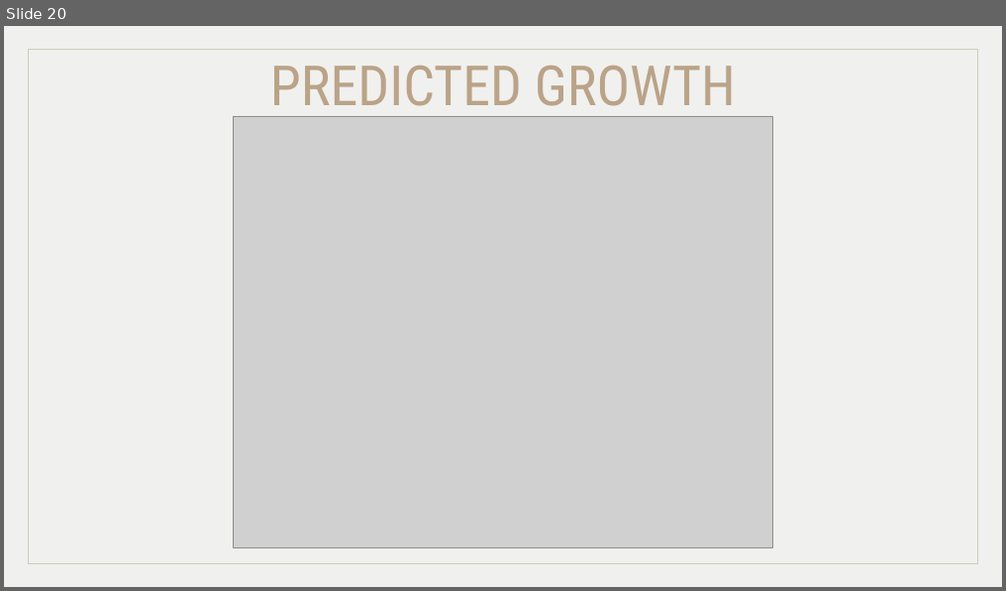
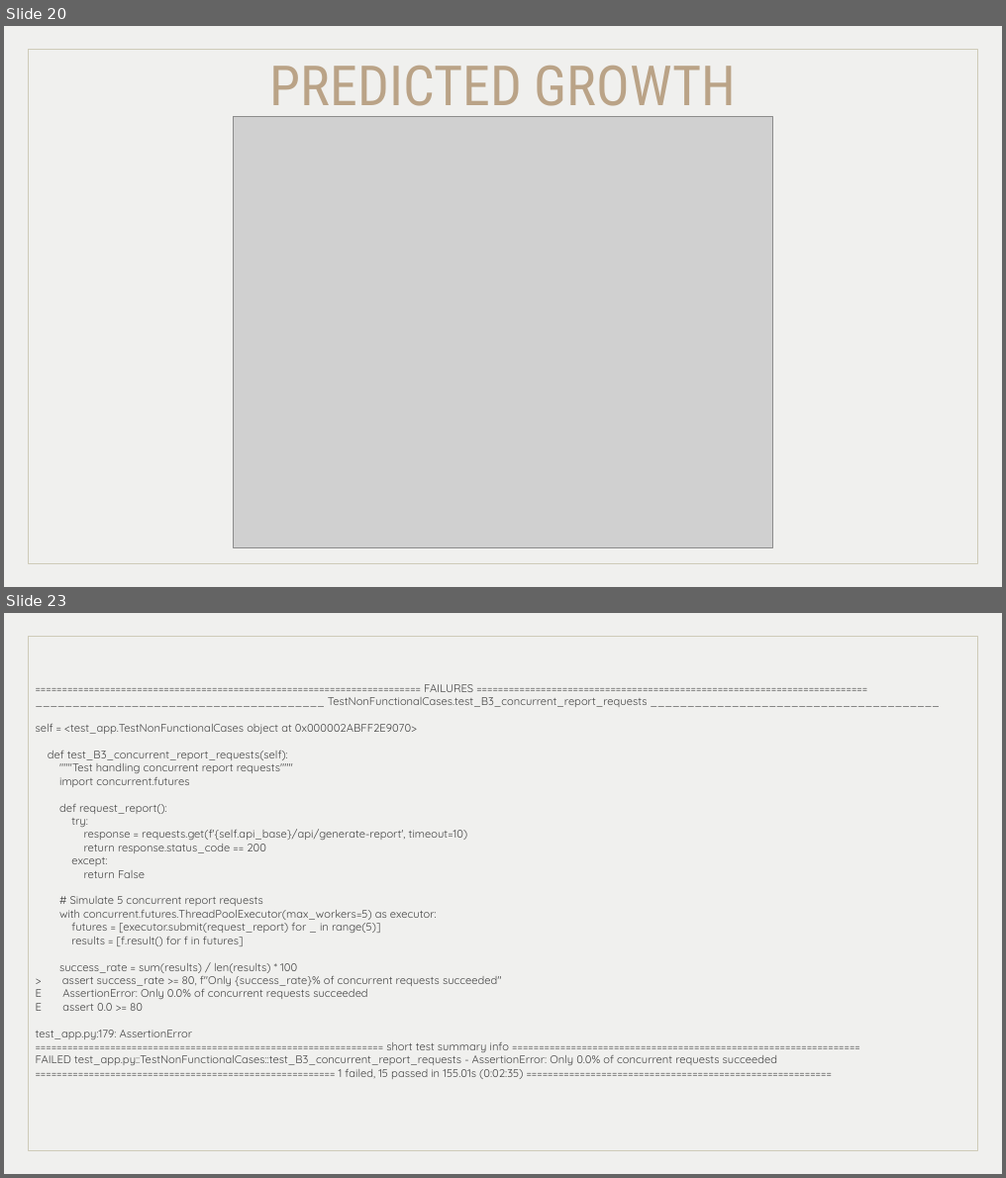
Before and after one commit to MiraPhilip12/Graduation_Project_ESLSCA, a slide deck: Milestone 5/Milestone5_Testing&Evaluation.pptx. Shown one above the other, each under a label of ours: slide 20 before the commit, slides 20 and 23 after it; the slides between them are not shown. The pictures are 1006x591 and 1006x1178 pixels, drawn with LibreOffice and Linux fonts; fonts in the diff are those of the drawing; grey boxes stand for pictures. Boxes give left, top, right and bottom in pixels: in the first picture for what was removed or moved away, otherwise in the second. Text is boxed around its words. In the diff, an @@ line names an element or a change of style, - is before the commit and + after.

```diff
--- a/Milestone 5/Milestone5_Testing&Evaluation.pptx
+++ b/Milestone 5/Milestone5_Testing&Evaluation.pptx
@@ slide 23 added at <box>4,613,1002,1174</box>, background #F0F0EE; not listed: 1 template element that a slide beside it also shows @@
@@ text added at <box>36,684,777,1079</box>, 8 pt, text #434343 @@
+======================================================================== FAILURES =========================================================================
+_______________________________________ TestNonFunctionalCases.test_B3_concurrent_report_requests _______________________________________
+self = <test_app.TestNonFunctionalCases object at 0x000002ABFF2E9070>
+def test_B3_concurrent_report_requests(self):
+"""Test handling concurrent report requests"""
+import concurrent.futures
+def request_report():
+try:
+response = requests.get(f'{self.api_base}/api/generate-report', timeout=10)
+return response.status_code == 200
+except:
+return False
+# Simulate 5 concurrent report requests
+with concurrent.futures.ThreadPoolExecutor(max_workers=5) as executor:
+futures = [executor.submit(request_report) for _ in range(5)]
+results = [f.result() for f in futures]
+success_rate = sum(results) / len(results) * 100
+> assert success_rate >= 80, f"Only {success_rate}% of concurrent requests succeeded"
+E AssertionError: Only 0.0% of concurrent requests succeeded
+E assert 0.0 >= 80
+test_app.py:179: AssertionError
+================================================================= short test summary info =================================================================
+FAILED test_app.py::TestNonFunctionalCases::test_B3_concurrent_report_requests - AssertionError: Only 0.0% of concurrent requests succeeded
+======================================================== 1 failed, 15 passed in 155.01s (0:02:35) =========================================================
```
Also in this commit, not shown: 2 other slides added.
